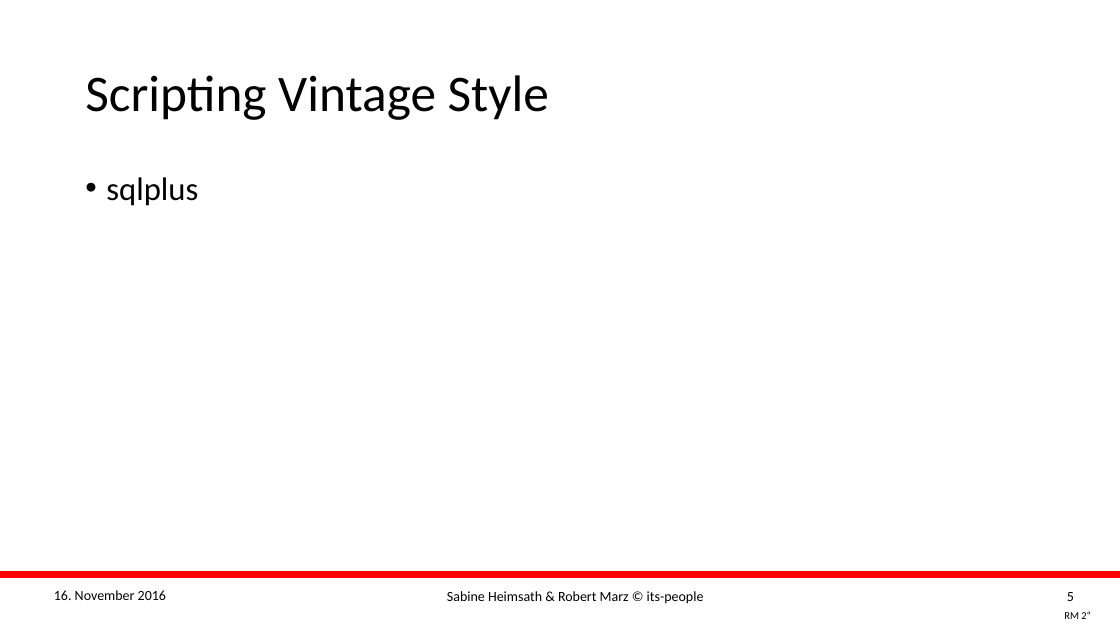
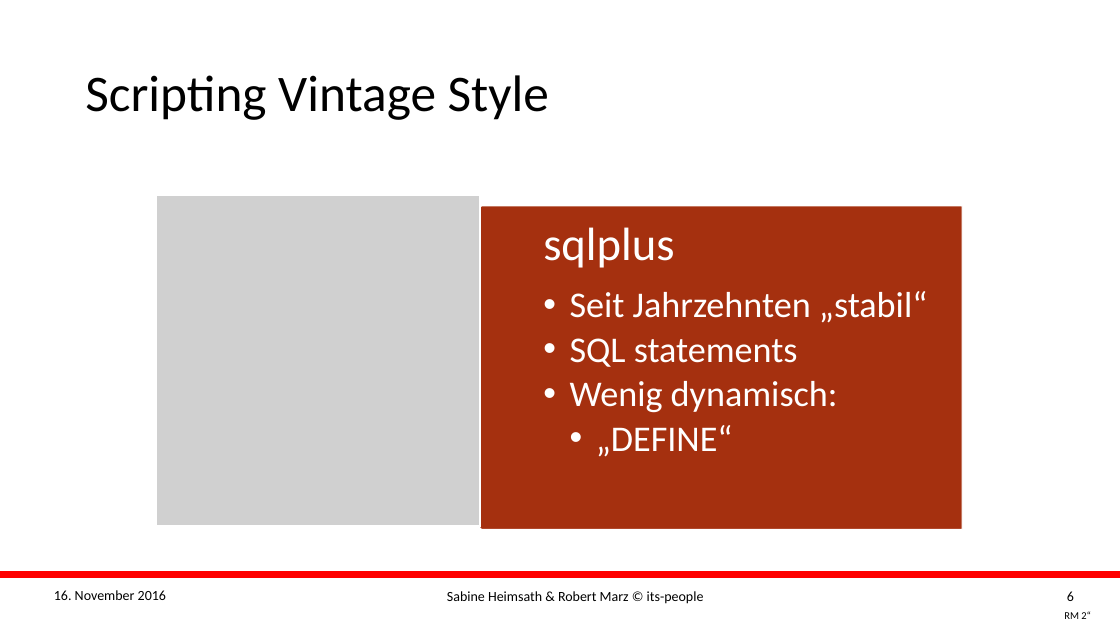
Before and after one commit to its-people/sqlclscripts, a slide deck: slide 6 of Slides/2016 DOAG K+A - Sabine Heimsath + Robert Marz - Scripting with SQLcl.pptx (slide 5 before the commit). Drawn at 1120x630 pixels with LibreOffice and Linux fonts; fonts in the diff are those of the drawing; grey boxes stand for pictures; background and template pictures are left out. Boxes give left, top, right and bottom in pixels: in the first picture for what was removed or moved away, otherwise in the second. Text is boxed around its words. In the diff, an @@ line names an element or a change of style, - is before the commit and + after.

```diff
--- a/Slides/2016 DOAG K+A - Sabine Heimsath + Robert Marz - Scripting with SQLcl.pptx
+++ b/Slides/2016 DOAG K+A - Sabine Heimsath + Robert Marz - Scripting with SQLcl.pptx
@@ text removed at bbox=[106, 177, 198, 206] @@
-• sqlplus
@@ picture added at bbox=[156, 196, 480, 526] @@
@@ pentagon arrow added at bbox=[320, 206, 963, 529], fill #A5300F, outline #FFFFFF 1 pt @@
@@ text added at bbox=[543, 227, 928, 457], 31 pt, text #FFFFFF @@
+sqlplus
+  • Seit Jahrzehnten „stabil“
+  • SQL statements
+  • Wenig dynamisch:
+    • „DEFINE“
@@ page number at bbox=[1067, 591, 1074, 601]: text changed @@
-5
+6
```
Also in this commit, not shown: 10 other slides changed, 2 slides added, 6 other files.
